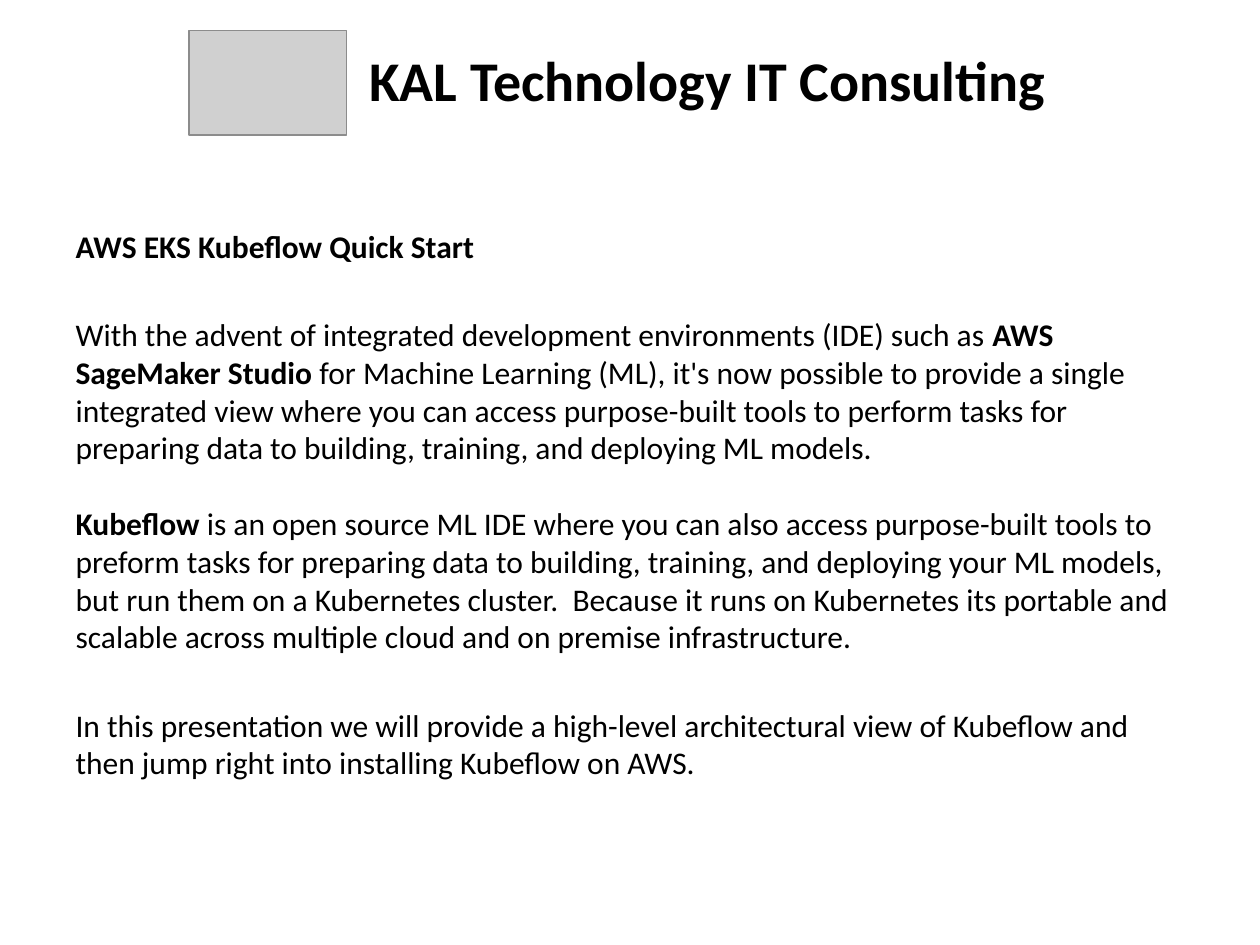
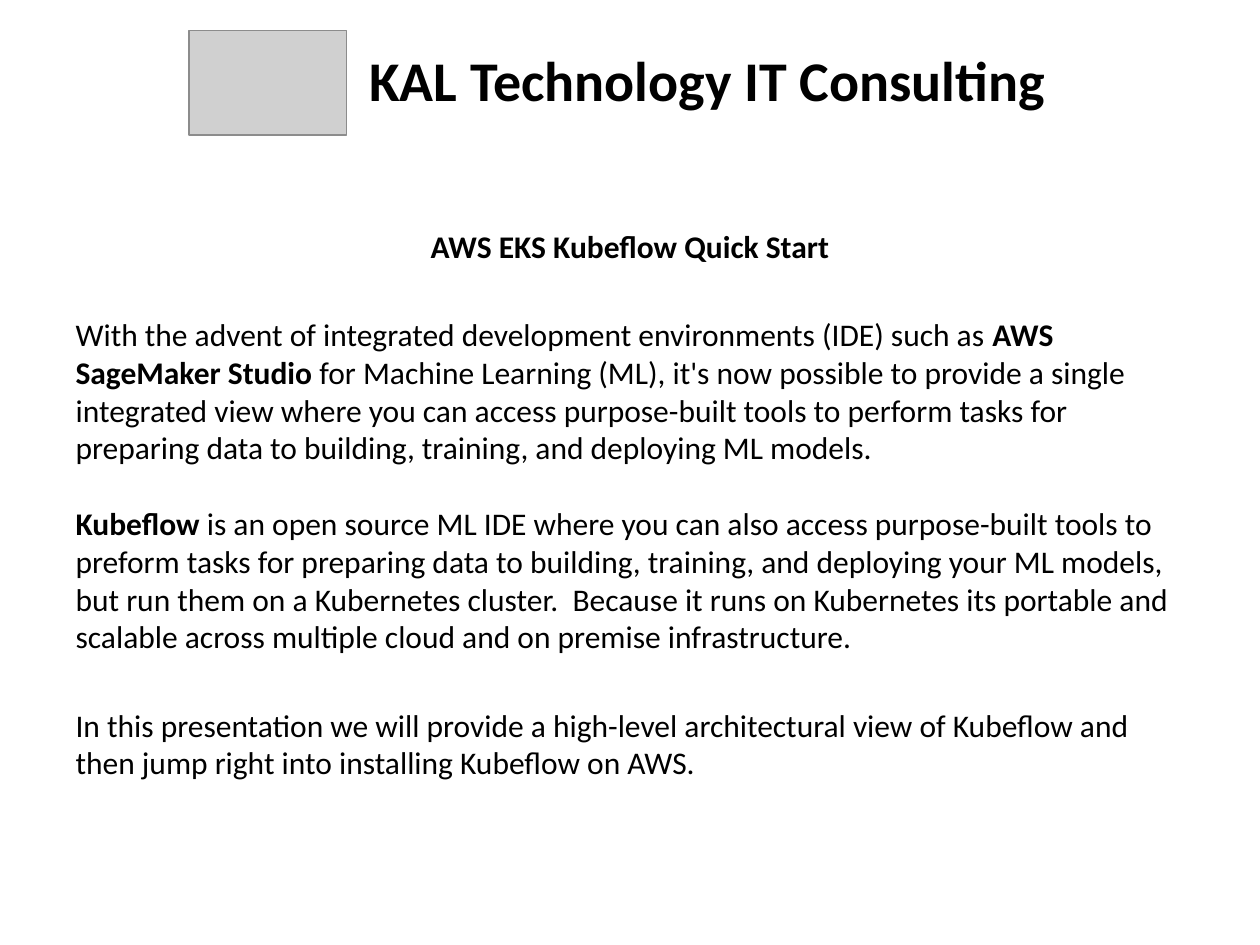
Before and after one commit to kskalvar/aws-eks-kubeflow-quickstart, a slide deck: slide 2 of AWS EKS Kubeflow Quickstart.pptx. Drawn at 1260x945 pixels with LibreOffice and Linux fonts; fonts in the diff are those of the drawing; grey boxes stand for pictures. Boxes give left, top, right and bottom in pixels: in the first picture for what was removed or moved away, otherwise in the second. Text is boxed around its words. In the diff, an @@ line names an element or a change of style, - is before the commit and + after.

```diff
--- a/AWS EKS Kubeflow Quickstart.pptx
+++ b/AWS EKS Kubeflow Quickstart.pptx
@@ text at [431,236,829,262]: alignment left to centre @@
```
Also in this commit, not shown: 2 other slides changed.
